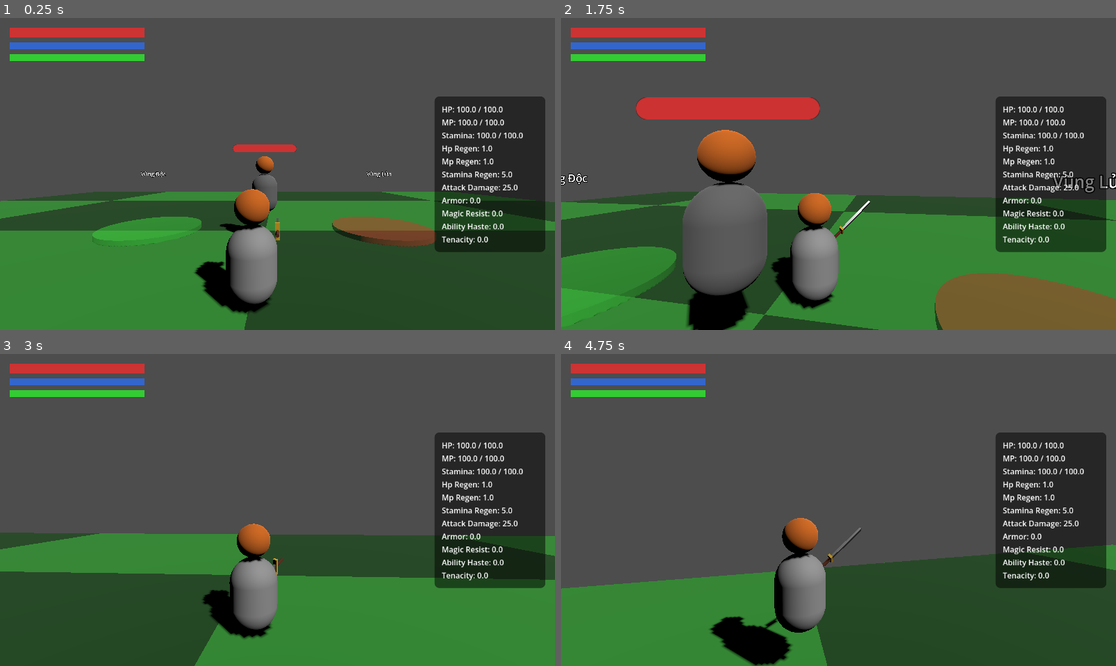
Above: before the commit, frames 1-4 (two rows, left to right).
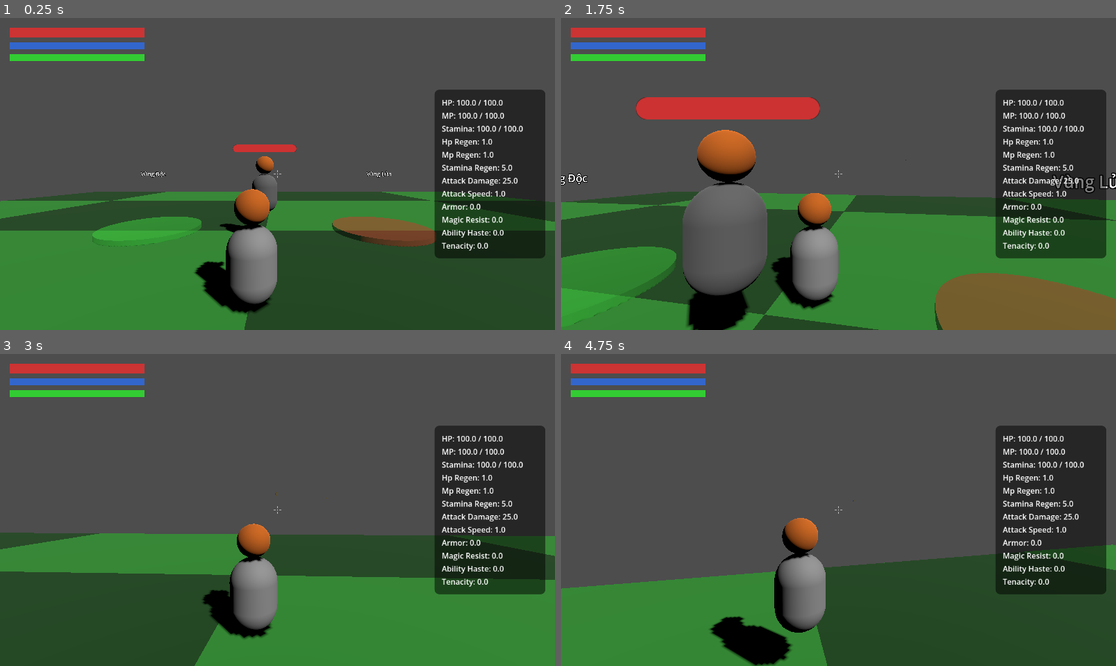
Above: after the commit, the same moments.

Repository: hungddv1007/godotgame-learn
Game: Godot game, scene res://scenes/main.tscn
Same seed, same stepped clock (60 frames per second), same inputs: the game is played once before the commit and once after it.
Inputs (mouse positions are in pixels of both pictures, inside the frame that each line leads up to):
- Up to frame 1 (0.25 s): no input
- Up to frame 2 (1.75 s): tap Enter at 0.5 s; move the mouse to (866, 174) at 0.52 s; hold W from 0.53 s (still down); tap Tab at 0.6, 1.35 s; click (866, 174) at 0.67 s; tap Space at 0.77, 1.52 s; move the mouse to (810, 174) at 1.27 s; click (810, 174) at 1.42 s
- Up to frame 3 (3 s): keep holding W; move the mouse to (288, 503) at 2.02 s; tap Tab at 2.1, 2.85 s; click (288, 503) at 2.17 s; move the mouse to (271, 516) at 2.77 s; click (271, 516) at 2.92 s
- Up to frame 4 (4.75 s): tap Space at 3.02, 3.77, 4.52 s; move the mouse to (877, 513) at 3.52 s; tap Tab at 3.6, 4.35 s; click (877, 513) at 3.67 s; tap Escape at 4.15 s; move the mouse to (672, 463) at 4.27 s; release W at 4.28 s; hold A from 4.28 s (still down); click (672, 463) at 4.42 s

The runs differ from the first frame. In frame 1, 3.5% of the frame differs, in the area x 49-99%, y 22-78%; in frame 2, 3.5%; in frame 3, 3.5%; in frame 4, 3.6%, in the area x 36-99%, y 22-89%.

Commit message:
update phi kiem

Diff:
--- a/components/stats/stats_manager.gd
+++ b/components/stats/stats_manager.gd
@@ -48,6 +48,7 @@
 
 	# Core Combat Stats
 	_init_stat("attack_damage", 25.0)
+	_init_stat("attack_speed", 1.0) # Tốc độ đánh: số kiếm bắn ra mỗi giây
 
 	# LoL Stats
 	_init_stat("armor", 0.0)
--- a/components/ui/player_hud.tscn
+++ b/components/ui/player_hud.tscn
@@ -45,3 +45,62 @@
 [node name="ActiveEffects" type="HBoxContainer" parent="MarginContainer/VBoxContainer"]
 layout_mode = 2
 theme_override_constants/separation = 10
+
+[node name="Crosshair" type="Control" parent="."]
+anchors_preset = 8
+anchor_left = 0.5
+anchor_top = 0.5
+anchor_right = 0.5
+anchor_bottom = 0.5
+offset_left = -10.0
+offset_top = -10.0
+offset_right = 10.0
+offset_bottom = 10.0
+grow_horizontal = 2
+grow_vertical = 2
+mouse_filter = 2
+
+[node name="Dot" type="ColorRect" parent="Crosshair"]
+layout_mode = 1
+offset_left = 9.0
+offset_top = 9.0
+offset_right = 11.0
+offset_bottom = 11.0
+color = Color(1, 1, 1, 0.9)
+mouse_filter = 2
+
+[node name="Top" type="ColorRect" parent="Crosshair"]
+layout_mode = 1
+offset_left = 9.5
+offset_top = 2.0
+offset_right = 10.5
+offset_bottom = 7.0
+color = Color(1, 1, 1, 0.6)
+mouse_filter = 2
+
+[node name="Bottom" type="ColorRect" parent="Crosshair"]
+layout_mode = 1
+offset_left = 9.5
+offset_top = 13.0
+offset_right = 10.5
+offset_bottom = 18.0
+color = Color(1, 1, 1, 0.6)
+mouse_filter = 2
+
+[node name="Left" type="ColorRect" parent="Crosshair"]
+layout_mode = 1
+offset_left = 2.0
+offset_top = 9.5
+offset_right = 7.0
+offset_bottom = 10.5
+color = Color(1, 1, 1, 0.6)
+mouse_filter = 2
+
+[node name="Right" type="ColorRect" parent="Crosshair"]
+layout_mode = 1
+offset_left = 13.0
+offset_top = 9.5
+offset_right = 18.0
+offset_bottom = 10.5
+color = Color(1, 1, 1, 0.6)
+mouse_filter = 2
--- a/entities/player/player.gd
+++ b/entities/player/player.gd
@@ -8,6 +8,9 @@
 
 @onready var spring_arm = $SpringArm3D
 @onready var visual_pivot = $VisualPivot
+@onready var stats_manager = $StatsManager
+@onready var camera: Camera3D = $SpringArm3D/Camera3D
+
 @export var mouse_sensitivity = 0.003
 
 var idle_time = 0.0
@@ -15,46 +18,66 @@
 var is_in_combat = false
 var turn_speed = 10.0
 
-var attack_cooldown = 0.0
-var is_attacking = false
-
-@onready var weapon_socket = $VisualPivot/WeaponSocket
-@onready var stats_manager = $StatsManager
+# === GATE OF BABYLON SYSTEM ===
+var flying_sword_scene = preload("res://items/weapons/flying_sword/flying_sword.tscn")
+var attack_cooldown_timer: float = 0.0 # Bộ đếm ngược giữa các lần bắn
+var last_sword_offset: Vector2 = Vector2.ZERO # Vết vị trí kiếm cuối cùng (thuật toán rải đều)
+const MIN_SWORD_DISTANCE: float = 1.5 # Khoảng cách tối thiểu giữa các thanh kiếm
+const SPAWN_BEHIND_DISTANCE: float = 1.5 # Khoảng cách sau lưng
+const MAX_SPAWN_ATTEMPTS: int = 10 # Số lần thử random tối đa
 
 func _ready():
 	spring_arm.top_level = true
 	spring_arm.add_excluded_object(self.get_rid())
 	Input.mouse_mode = Input.MOUSE_MODE_CAPTURED
 
-func _unhandled_input(event):
-	if event is InputEventKey and event.keycode == KEY_ESCAPE and event.pressed:
-		Input.mouse_mode = Input.MOUSE_MODE_VISIBLE
-
-	if event is InputEventMouseButton and event.button_index == MOUSE_BUTTON_LEFT and event.pressed:
-		if Input.mouse_mode == Input.MOUSE_MODE_VISIBLE:
-			Input.mouse_mode = Input.MOUSE_MODE_CAPTURED
-
+	# Pre-warm: Instantiate rồi free ngay 1 thanh kiếm ẩn để Godot compile shader trước
+	# Tránh hiện tượng "đơ" (stutter) khi click lần đầu tiên
+	_prewarm_flying_sword()
+
+func _prewarm_flying_sword():
+	var dummy_sword = flying_sword_scene.instantiate()
+	dummy_sword.visible = false
+	dummy_sword.set_physics_process(false)
+	add_child(dummy_sword)
+	# Xóa ngay frame sau khi shader đã compile
+	dummy_sword.queue_free()
+
+# === BUG FIX #1: Dùng _input thay vì _unhandled_input ===
+# CanvasLayer (PlayerHUD) ăn hết mouse event trước khi tới _unhandled_input.
+# _input luôn nhận event trước tất cả UI nodes.
+func _input(event):
 	if event is InputEventMouseMotion and Input.mouse_mode == Input.MOUSE_MODE_CAPTURED:
 		spring_arm.rotation.y -= event.relative.x * mouse_sensitivity
 		spring_arm.rotation.x -= event.relative.y * mouse_sensitivity
 		spring_arm.rotation.x = clamp(spring_arm.rotation.x, deg_to_rad(-60), deg_to_rad(60))
+		get_viewport().set_input_as_handled()
+
+func _unhandled_input(event):
+	if event is InputEventKey and event.keycode == KEY_ESCAPE and event.pressed:
+		Input.mouse_mode = Input.MOUSE_MODE_VISIBLE
+
+	if event is InputEventMouseButton and event.button_index == MOUSE_BUTTON_LEFT and event.pressed:
+		if Input.mouse_mode == Input.MOUSE_MODE_VISIBLE:
+			Input.mouse_mode = Input.MOUSE_MODE_CAPTURED
 
 func _physics_process(delta):
 	# Update SpringArm3D position
 	var target_pos = global_position + Vector3(0, 1.5, 0) + spring_arm.global_transform.basis.x * 0.5
 	spring_arm.global_position = spring_arm.global_position.lerp(target_pos, 20.0 * delta)
 
-	# Combat State Logic
-	if attack_cooldown > 0:
-		attack_cooldown -= delta
-
+	# === ATTACK SPEED COOLDOWN ===
+	if attack_cooldown_timer > 0:
+		attack_cooldown_timer -= delta
+
+	# === COMBAT STATE & FIRE SWORD ===
 	if Input.is_mouse_button_pressed(MOUSE_BUTTON_LEFT) or Input.is_mouse_button_pressed(MOUSE_BUTTON_RIGHT):
 		is_in_combat = true
 		combat_timer = 0.0
 
-		# Kích hoạt chém nếu dùng chuột trái
-		if Input.is_mouse_button_pressed(MOUSE_BUTTON_LEFT) and not is_attacking and attack_cooldown <= 0:
-			perform_attack()
+		# Giữ chuột trái → Bắn liên tục theo Attack Speed
+		if Input.is_mouse_button_pressed(MOUSE_BUTTON_LEFT) and attack_cooldown_timer <= 0:
+			fire_sword()
 
 	elif is_in_combat:
 		combat_timer += delta
@@ -113,49 +136,111 @@
 
 	move_and_slide()
 
-func perform_attack():
-	is_attacking = true
-	attack_cooldown = 0.6
-
-	# Lấy Hitbox của thanh kiếm và bật lên
-	var sword_hitbox = weapon_socket.get_node("Sword/Hitbox")
-	if sword_hitbox:
-		if sword_hitbox.has_method("clear_hit_history"):
-			sword_hitbox.clear_hit_history()
-
-		# === DYNAMIC DAMAGE CALCULATION ===
-		# Lấy chỉ số Sức mạnh/Tấn công hiện tại từ StatsManager (bao gồm cả buff)
-		var current_atk = stats_manager.get_stat("attack_damage")
-
-		# Tạo DamageData động dựa trên chỉ số hiện tại của người chơi
-		var dynamic_damage = DamageData.new()
-		dynamic_damage.amount = current_atk
-		dynamic_damage.damage_type = DamageData.DamageType.PHYSICAL
-		# Có thể mở rộng thêm pen từ stats sau này:
-		# dynamic_damage.flat_pen = stats_manager.get_stat("flat_armor_pen")
-		# dynamic_damage.percent_pen = stats_manager.get_stat("percent_armor_pen")
-
-		# Truyền DamageData động vào Hitbox
-		sword_hitbox.set_damage_data(dynamic_damage)
-		sword_hitbox.monitoring = true
-
-	# Tạo Animation chém kiếm bằng Tween
-	var tween = create_tween()
-
-	# Vung kiếm ra sau (Windup)
-	tween.tween_property(weapon_socket, "rotation_degrees:x", 120.0, 0.1)
-	tween.parallel().tween_property(weapon_socket, "rotation_degrees:z", 45.0, 0.1)
-
-	# Chém mạnh tới trước (Swing)
-	tween.tween_property(weapon_socket, "rotation_degrees:x", -30.0, 0.15)
-	tween.parallel().tween_property(weapon_socket, "rotation_degrees:z", -45.0, 0.15)
-
-	# Thu kiếm về (Recovery)
-	tween.tween_property(weapon_socket, "rotation_degrees:x", 90.0, 0.2).set_delay(0.1)
-	tween.parallel().tween_property(weapon_socket, "rotation_degrees:z", 0.0, 0.2).set_delay(0.1)
-
-	tween.tween_callback(func():
-		is_attacking = false
-		if sword_hitbox:
-			sword_hitbox.monitoring = false
-	)
+# =========================================================
+#  MODULE 1: TÂM NGẮM & NHẮM BẮN TPS
+# =========================================================
+
+## Bắn Raycast từ Camera xuyên qua giữa màn hình → trả về tọa độ mục tiêu
+func get_aim_target() -> Vector3:
+	var viewport = get_viewport()
+	var screen_center = viewport.get_visible_rect().size / 2.0
+
+	# Tạo ray từ camera xuyên qua tâm màn hình
+	var ray_origin = camera.project_ray_origin(screen_center)
+	var ray_direction = camera.project_ray_normal(screen_center)
+	var ray_end = ray_origin + ray_direction * 1000.0
+
+	# Dùng PhysicsDirectSpaceState3D để raycast
+	var space_state = get_world_3d().direct_space_state
+	var query = PhysicsRayQueryParameters3D.create(ray_origin, ray_end)
+	query.exclude = [self.get_rid()] # Loại trừ chính người chơi
+	query.collision_mask = 0xFFFFFFFF # Tất cả layer
+
+	var result = space_state.intersect_ray(query)
+
+	if result:
+		# Tia trúng vật thể/mặt đất → trả về điểm va chạm
+		return result.position
+	else:
+		# Không trúng gì → trả về điểm cực xa theo hướng camera
+		return ray_origin + ray_direction * 1000.0
+
+# =========================================================
+#  MODULE 3: PHÓNG KIẾM (FIRE SWORD)
+# =========================================================
+
+func fire_sword():
+	# Tính cooldown dựa trên Attack Speed
+	var atk_speed = stats_manager.get_stat("attack_speed")
+	attack_cooldown_timer = 1.0 / atk_speed
+
+	# Lấy mục tiêu ngắm
+	var aim_target = get_aim_target()
+
+	# Tạo DamageData động từ StatsManager
+	var current_atk = stats_manager.get_stat("attack_damage")
+	var damage = DamageData.new()
+	damage.amount = current_atk
+	damage.damage_type = DamageData.DamageType.PHYSICAL
+
+	# Tính vị trí spawn sau lưng người chơi
+	var spawn_pos = _calculate_spawn_position()
+
+	# Instantiate thanh kiếm bay
+	var sword = flying_sword_scene.instantiate()
+	get_tree().current_scene.add_child(sword)
+	sword.global_position = spawn_pos
+	sword.setup(damage, aim_target, self)
+
+# =========================================================
+#  MODULE 4: THUẬT TOÁN SINH KIẾM SAU LƯNG
+# =========================================================
+
+func _calculate_spawn_position() -> Vector3:
+	# Random một Vector2(x, y) trên mặt phẳng sau lưng
+	var new_offset = _get_spread_offset()
+	last_sword_offset = new_offset
+
+	# Chuyển đổi Vector2 sang hệ tọa độ 3D cục bộ sau lưng player
+	# Trục X: sang ngang (local X)
+	# Trục Y: lên trên (world Y)
+	# Trục Z: lùi về sau (local +Z = behind)
+	var player_basis = visual_pivot.global_transform.basis
+	var behind_dir = player_basis.z.normalized() # +Z = phía sau
+	var right_dir = player_basis.x.normalized()  # +X = phải
+
+	var spawn_pos = global_position
+	spawn_pos += behind_dir * SPAWN_BEHIND_DISTANCE  # Dịch lùi sau lưng
+	spawn_pos += right_dir * new_offset.x             # Dịch ngang
+	spawn_pos += Vector3.UP * (new_offset.y + 1.0)    # Dịch lên (offset + chiều cao cơ bản)
+
+	return spawn_pos
+
+## Thuật toán rải đều: đảm bảo mỗi thanh kiếm không spawn quá gần thanh trước
+func _get_spread_offset() -> Vector2:
+	var new_offset: Vector2
+	var attempts = 0
+
+	while attempts < MAX_SPAWN_ATTEMPTS:
+		new_offset = Vector2(
+			randf_range(-2.0, 2.0),  # X: trái/phải
+			randf_range(0.5, 2.5)    # Y: cao/thấp
+		)
+
+		# Nếu là thanh kiếm đầu tiên (offset = ZERO) thì chấp nhận luôn
+		if last_sword_offset == Vector2.ZERO:
+			break
+
+		# Kiểm tra khoảng cách với vị trí thanh kiếm cuối
+		if new_offset.distance_to(last_sword_offset) >= MIN_SWORD_DISTANCE:
+			break
+
+		# Quá gần → đảo ngược dấu để đẩy sang góc khác
+		if attempts > MAX_SPAWN_ATTEMPTS / 2.0:
+			new_offset.x *= -1.0
+		if attempts > MAX_SPAWN_ATTEMPTS * 3.0 / 4.0:
+			new_offset.y = 3.0 - new_offset.y # Đảo trục Y
+
+		attempts += 1
+
+	return new_offset
--- a/entities/player/player.tscn
+++ b/entities/player/player.tscn
@@ -1,7 +1,6 @@
 [gd_scene format=3 uid="uid://c6lmnnu1pbxn6"]
 
 [ext_resource type="Script" uid="uid://d3dl2f4ux2ojg" path="res://entities/player/player.gd" id="1_xxx"]
-[ext_resource type="PackedScene" path="res://items/weapons/sword/sword.tscn" id="2_sword"]
 [ext_resource type="PackedScene" path="res://components/stats/stats_manager.tscn" id="3_stats"]
 [ext_resource type="PackedScene" path="res://components/ui/player_debug_ui.tscn" id="4_debugui"]
 [ext_resource type="PackedScene" path="res://components/ui/player_hud.tscn" id="5_hud"]
@@ -19,8 +18,6 @@
 material = SubResource("StandardMaterial3D_head")
 radius = 0.35
 height = 0.7
-
-
 
 [node name="Player" type="CharacterBody3D" unique_id=1465463719]
 script = ExtResource("1_xxx")
@@ -43,11 +40,6 @@
 transform = Transform3D(1, 0, 0, 0, 1, 0, 0, 0, 1, 0, 0.95, -0.35)
 size = Vector3(0.5, 0.15, 0.2)
 
-[node name="WeaponSocket" type="Node3D" parent="VisualPivot"]
-transform = Transform3D(1, 0, 0, 0, -4.37114e-08, 1, 0, -1, -4.37114e-08, 0.5, 0.2, -0.5)
-
-[node name="Sword" parent="VisualPivot/WeaponSocket" instance=ExtResource("2_sword")]
-
 [node name="SpringArm3D" type="SpringArm3D" parent="." unique_id=136719115]
 transform = Transform3D(1, 0, 0, 0, 1, 0, 0, 0, 1, 0.5, 1.5, 0)
 spring_length = 4.0
--- /dev/null
+++ b/items/weapons/flying_sword/flying_sword.gd
@@ -0,0 +1,122 @@
+extends Area3D
+class_name FlyingSword
+
+## === CONFIGURATION ===
+@export var fly_speed: float = 50.0 # Tốc độ bay (m/s)
+@export var lifetime: float = 5.0 # Thời gian sống tối đa (giây)
+@export var hover_time: float = 0.2 # Thời gian lơ lửng trước khi phóng
+@export var spawn_time: float = 0.15 # Thời gian hiện ra (scale 0 → 1)
+
+## === STATE ===
+enum Phase { SPAWN, HOVER, LAUNCH }
+var current_phase: Phase = Phase.SPAWN
+var damage_data: DamageData
+var aim_target: Vector3 = Vector3.ZERO
+var fly_direction: Vector3 = Vector3.FORWARD # Hướng bay thực tế (tính tại launch)
+var hit_entities: Array[Node] = []
+var owner_node: Node = null # Người sở hữu (player) để không tự đánh bản thân
+var is_destroyed: bool = false
+
+func _ready():
+	# Bắt đầu ở scale rất nhỏ (không dùng ZERO vì Jolt Physics không chấp nhận singular transform)
+	scale = Vector3.ONE * 0.01
+
+	# Chỉ kết nối area_entered — phát hiện Hurtbox (Area vs Area)
+	# KHÔNG dùng body_entered — tránh kiếm chạm mặt đất trước khi trúng mục tiêu
+	area_entered.connect(_on_area_entered)
+
+	# Bắt đầu vòng đời
+	_start_spawn_phase()
+
+## Thiết lập dữ liệu sát thương và mục tiêu từ bên ngoài
+func setup(p_damage_data: DamageData, p_aim_target: Vector3, p_owner: Node) -> void:
+	damage_data = p_damage_data
+	aim_target = p_aim_target
+	owner_node = p_owner
+
+## === GIAI ĐOẠN 1: SPAWN - Hiện ra từ từ ===
+func _start_spawn_phase():
+	current_phase = Phase.SPAWN
+
+	# Hướng mũi kiếm sơ bộ về phía mục tiêu
+	if aim_target != Vector3.ZERO and global_position.distance_to(aim_target) > 0.1:
+		look_at(aim_target, Vector3.UP)
+
+	# Tween scale từ 0.01 lên 1
+	var tween = create_tween()
+	tween.tween_property(self, "scale", Vector3.ONE, spawn_time)\
+		.set_ease(Tween.EASE_OUT).set_trans(Tween.TRANS_BACK)
+	tween.tween_callback(_start_hover_phase)
+
+## === GIAI ĐOẠN 2: HOVER - Lơ lửng tại chỗ ===
+func _start_hover_phase():
+	current_phase = Phase.HOVER
+
+	# Đợi hover_time rồi chuyển sang Launch
+	var timer = get_tree().create_timer(hover_time)
+	timer.timeout.connect(_start_launch_phase)
+
+## === GIAI ĐOẠN 3: LAUNCH - Phóng về phía trước ===
+## Tính Direction Vector tại thời điểm launch
+func _start_launch_phase():
+	current_phase = Phase.LAUNCH
+
+	# === VECTOR TARGETING ===
+	# Tính hướng bay chính xác từ vị trí HIỆN TẠI của kiếm đến Impact Point
+	if aim_target != Vector3.ZERO and global_position.distance_to(aim_target) > 0.1:
+		fly_direction = (aim_target - global_position).normalized()
+		# Quay mũi kiếm theo hướng bay thực tế
+		look_at(global_position + fly_direction, Vector3.UP)
+	else:
+		fly_direction = -global_transform.basis.z.normalized()
+
+	# Bật va chạm để phát hiện trúng đích
+	# Dùng set_deferred để tránh lỗi "Function blocked during in/out signal"
+	set_deferred("monitoring", true)
+
+	# Bật timer tự hủy (lifetime)
+	var death_timer = get_tree().create_timer(lifetime)
+	death_timer.timeout.connect(_on_lifetime_expired)
+
+func _physics_process(delta: float):
+	if current_phase == Phase.LAUNCH:
+		# Di chuyển theo fly_direction đã tính (Vector Targeting)
+		global_position += fly_direction * fly_speed * delta
+
+## === XỬ LÝ VA CHẠM ===
+## Xử lý area_entered cho Hurtbox (Area vs Area)
+func _on_area_entered(area: Area3D):
+	if is_destroyed:
+		return
+	if area is Hurtbox:
+		var target = area.owner
+		# Không tự đánh bản thân
+		if target == owner_node:
+			return
+		# Không đánh trúng cùng mục tiêu 2 lần
+		if hit_entities.has(target):
+			return
+		hit_entities.append(target)
+
+		# Truyền sát thương
+		if damage_data:
+			area.receive_damage(damage_data)
+
+		# Thanh kiếm tự hủy sau khi trúng mục tiêu
+		_destroy()
+
+func _on_lifetime_expired():
+	_destroy()
+
+func _destroy():
+	if is_destroyed or not is_inside_tree():
+		return
+	is_destroyed = true
+	# Tắt va chạm — PHẢI dùng set_deferred vì có thể đang trong signal callback
+	set_deferred("monitoring", false)
+	set_deferred("monitorable", false)
+	set_physics_process(false)
+	# Hiệu ứng biến mất nhanh
+	var tween = create_tween()
+	tween.tween_property(self, "scale", Vector3.ONE * 0.01, 0.1)
+	tween.tween_callback(queue_free)
--- /dev/null
+++ b/items/weapons/flying_sword/flying_sword.tscn
@@ -0,0 +1,67 @@
+[gd_scene load_steps=10 format=3]
+
+[ext_resource type="Script" path="res://items/weapons/flying_sword/flying_sword.gd" id="1_script"]
+
+[sub_resource type="StandardMaterial3D" id="StandardMaterial3D_blade"]
+albedo_color = Color(0.85, 0.85, 0.92, 1)
+metallic = 0.9
+roughness = 0.2
+emission_enabled = true
+emission = Color(0.4, 0.5, 0.9, 1)
+emission_energy_multiplier = 0.3
+
+[sub_resource type="BoxMesh" id="BoxMesh_blade"]
+material = SubResource("StandardMaterial3D_blade")
+size = Vector3(0.04, 0.04, 1.0)
+
+[sub_resource type="StandardMaterial3D" id="StandardMaterial3D_guard"]
+albedo_color = Color(0.85, 0.65, 0.12, 1)
+metallic = 0.7
+roughness = 0.4
+
+[sub_resource type="BoxMesh" id="BoxMesh_guard"]
+material = SubResource("StandardMaterial3D_guard")
+size = Vector3(0.08, 0.3, 0.06)
+
+[sub_resource type="StandardMaterial3D" id="StandardMaterial3D_handle"]
+albedo_color = Color(0.35, 0.16, 0.05, 1)
+
+[sub_resource type="CylinderMesh" id="CylinderMesh_handle"]
+material = SubResource("StandardMaterial3D_handle")
+top_radius = 0.025
+bottom_radius = 0.025
+height = 0.25
+
+[sub_resource type="BoxShape3D" id="BoxShape3D_hitbox"]
+size = Vector3(0.1, 0.1, 1.2)
+
+[sub_resource type="StandardMaterial3D" id="StandardMaterial3D_glow"]
+albedo_color = Color(0.6, 0.7, 1.0, 0.3)
+transparency = 1
+emission_enabled = true
+emission = Color(0.3, 0.4, 0.8, 1)
+emission_energy_multiplier = 1.5
+
+[node name="FlyingSword" type="Area3D"]
+collision_layer = 4
+collision_mask = 2
+monitoring = false
+monitorable = false
+script = ExtResource("1_script")
+
+[node name="SwordPivot" type="Node3D" parent="."]
+
+[node name="Blade" type="MeshInstance3D" parent="SwordPivot"]
+transform = Transform3D(1, 0, 0, 0, 1, 0, 0, 0, 1, 0, 0, -0.15)
+mesh = SubResource("BoxMesh_blade")
+
+[node name="Guard" type="MeshInstance3D" parent="SwordPivot"]
+transform = Transform3D(1, 0, 0, 0, 1, 0, 0, 0, 1, 0, 0, 0.38)
+mesh = SubResource("BoxMesh_guard")
+
+[node name="Handle" type="MeshInstance3D" parent="SwordPivot"]
+transform = Transform3D(1, 0, 0, 0, 0, -1, 0, 1, 0, 0, 0, 0.52)
+mesh = SubResource("CylinderMesh_handle")
+
+[node name="CollisionShape3D" type="CollisionShape3D" parent="."]
+shape = SubResource("BoxShape3D_hitbox")
--- a/scenes/main.tscn
+++ b/scenes/main.tscn
@@ -43,5 +43,5 @@
 [node name="Player" parent="." unique_id=369361743 instance=ExtResource("1_yyy")]
 transform = Transform3D(1, 0, 0, 0, 1, 0, 0, 0, 1, 0, 1, 0)
 
-[node name="TargetDummy" parent="." instance=ExtResource("2_dummy")]
+[node name="TargetDummy" parent="." unique_id=1717968253 instance=ExtResource("2_dummy")]
 transform = Transform3D(1, 0, 0, 0, 1, 0, 0, 0, 1, 0, 1, -4)
Not shown, added: items/weapons/flying_sword/flying_sword.gd.uid
Not shown: 1 places in scenes/main.tscn that only renumber resources
